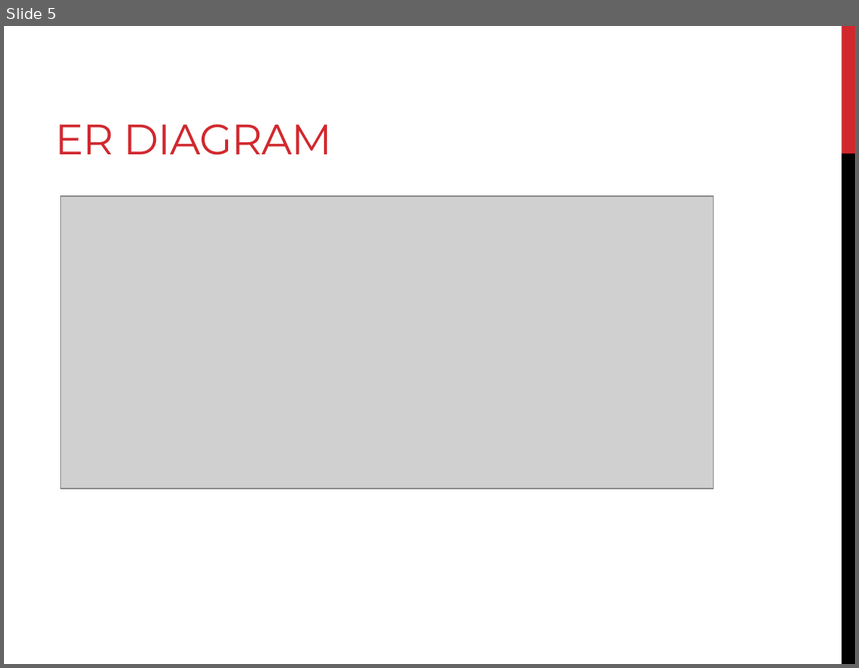
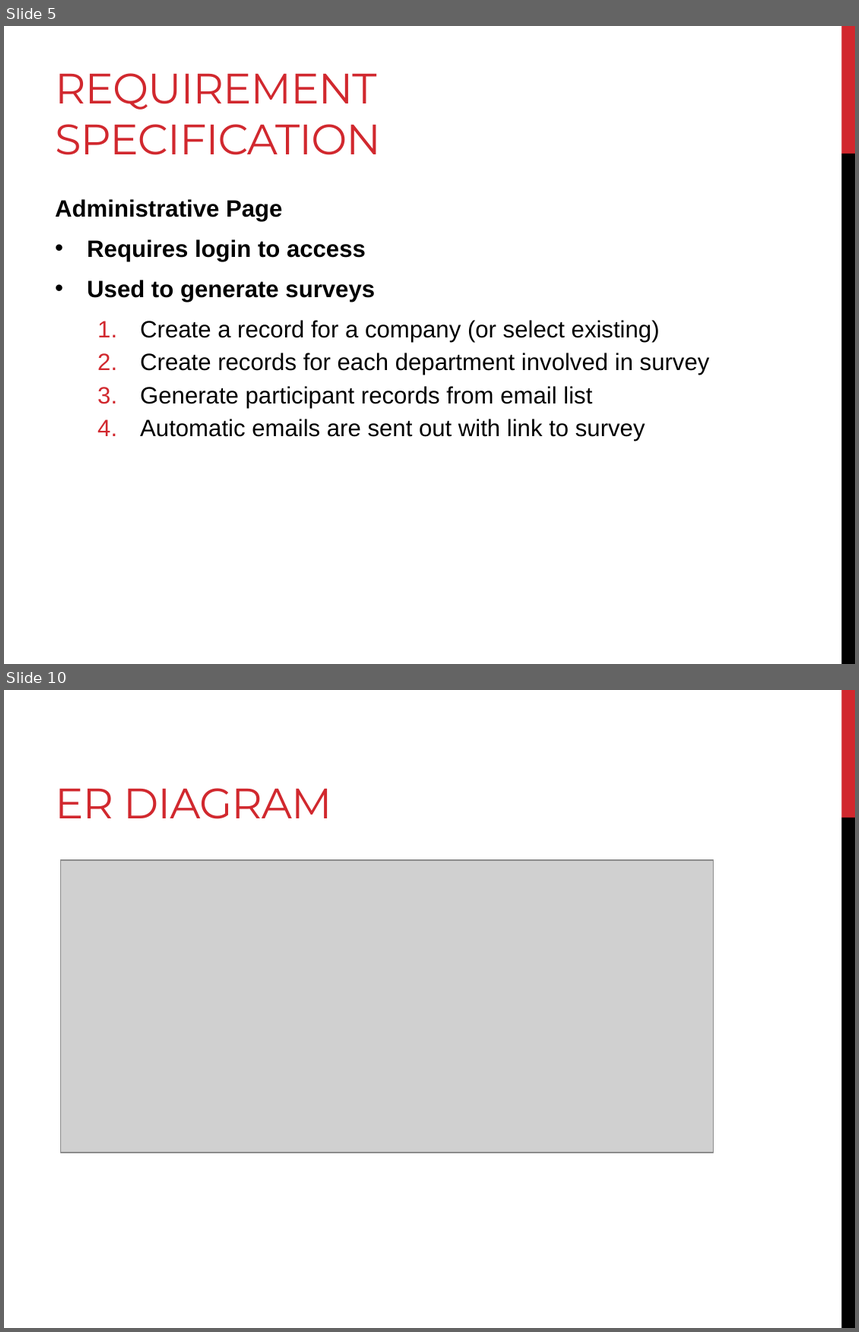
Before and after one commit to AndreasSchwagerl/RR-Survey-System, a slide deck: Survey System - Progress Presentation 3.pptx. Shown one above the other, each under a label of ours: slide 5 before the commit, slides 5 and 10 after it; the slides between them are not shown. The pictures are 859x668 and 859x1332 pixels, drawn with LibreOffice and Linux fonts; fonts in the diff are those of the drawing; grey boxes stand for pictures. Boxes give left, top, right and bottom in pixels: in the first picture for what was removed or moved away, otherwise in the second. Text is boxed around its words. In the diff, an @@ line names an element or a change of style, - is before the commit and + after.

```diff
--- a/Survey System - Progress Presentation 3.pptx
+++ b/Survey System - Progress Presentation 3.pptx
@@ slide 5 added at [4,26,855,664], background #FFFFFF; not listed: 2 template elements that a slide beside it also shows @@
@@ title added at [55,73,381,155], 36 pt, text #D1282E @@
+REQUIREMENT SPECIFICATION
@@ text added at [55,199,710,442], 20 pt, text #000000 @@
+Administrative Page
+• Requires login to access
+• Used to generate surveys
+  1. Create a record for a company (or select existing)
+  2. Create records for each department involved in survey
+  3. Generate participant records from email list
+  4. Automatic emails are sent out with link to survey
@@ what was slide 5 is now slide 10 @@
```
Also in this commit, not shown: 4 other slides added.
